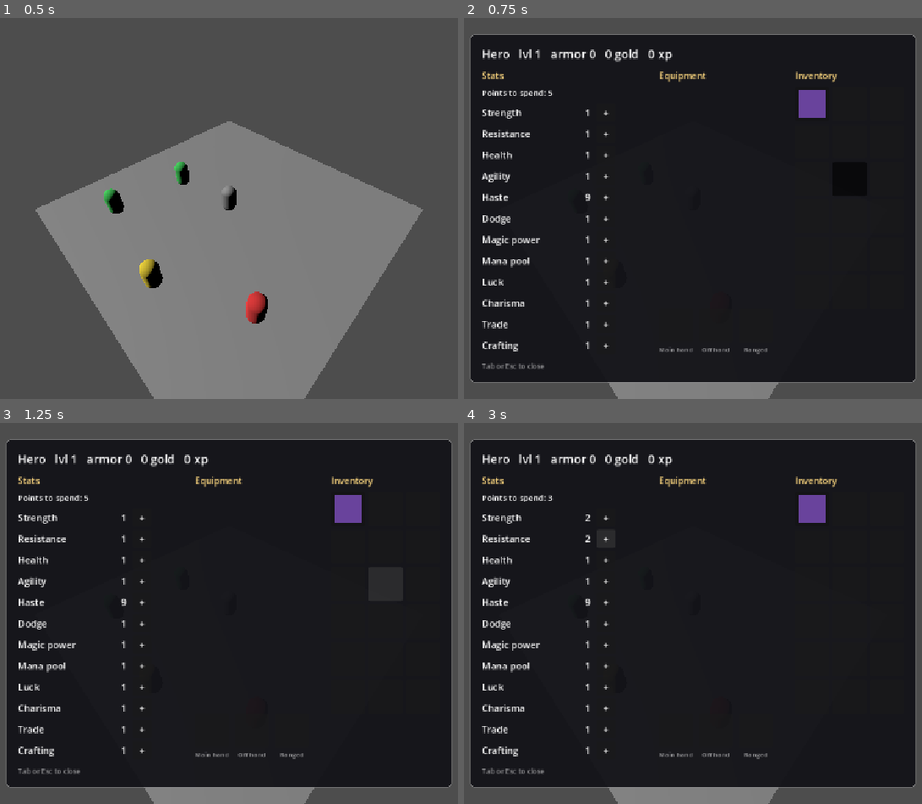
Above: before the commit, frames 1-4 (two rows, left to right).
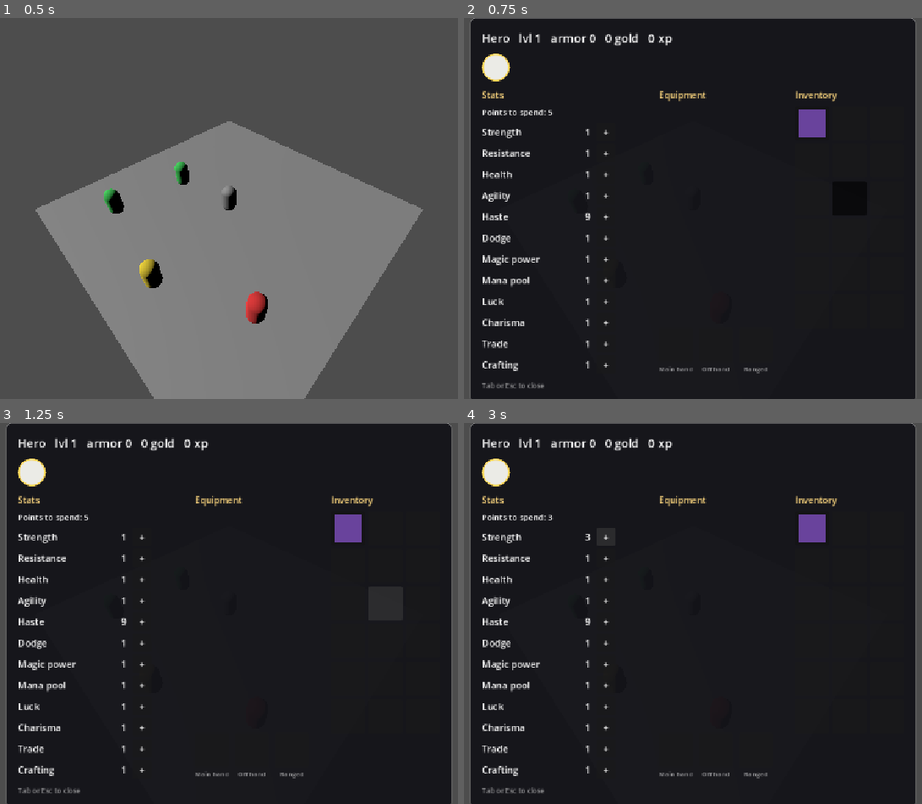
Above: after the commit, the same moments.

Repository: nikiyyy/the-big-bounty
Game: Godot game, scene res://scenes/main.tscn
Two runs of this game, one before a commit and one after it. Both use one fixed random seed, a clock stepped at 60 frames per second and the inputs below.
Inputs (mouse positions are in pixels of both pictures, inside the frame that each line leads up to):
- Up to frame 1 (0.5 s): no input
- Up to frame 2 (0.75 s): tap Enter at 0.5 s; move the mouse to (839, 189) at 0.52 s; hold D from 0.53 s (still down); tap Tab at 0.6 s; click (839, 189) at 0.67 s
- Up to frame 3 (1.25 s): keep holding D
- Up to frame 4 (3 s): release D at 1.25 s; click "+" at 1.25 s; click (496, 472) at 2.02 s; click "+" at 2.75 s

Frame 1 is identical in both runs. In frame 2, 13% of the frame differs, in the area x 1-99%, y 0-100%; in frame 3, 13%; in frame 4, 13%.

Commit message:
added companion UI

Diff:
--- a/Scripts/battle_map.gd
+++ b/Scripts/battle_map.gd
@@ -346,6 +346,8 @@
 	if data.get("stats") != null:
 		unit.stats = data["stats"].duplicate()
 		unit.current_health = unit.max_health()
+	if data.get("inventory") != null:
+		unit.inventory = data["inventory"]
 	if data.get("ai") != null:
 		unit.ai = data["ai"]
 	unit.stop_following()
--- a/Scripts/character_sheet.gd
+++ b/Scripts/character_sheet.gd
@@ -2,8 +2,15 @@
 ## Press Tab to open. Builds its own layout so adding a stat to Stats.NAMES
 ## is the only change needed to show it here.
 
-
+const PORTRAIT_SIZE := 48
+const COLOR_PLAYER := Color(0.92, 0.92, 0.90)
+const COLOR_ALLY := Color(0.25, 0.75, 0.35)
+const COLOR_SELECTED := Color(1.0, 0.85, 0.35)
 const INVENTORY_CELLS := 18
+
+var _selected = null
+var _party_row: HBoxContainer
+var _portraits: Dictionary = {}      # unit -> Button
 var player: Node = null
 var _slot_buttons: Dictionary = {}
 var _item_buttons: Array = []
@@ -78,6 +85,10 @@
 	_header = Label.new()
 	_header.add_theme_font_size_override("font_size", 20)
 	outer.add_child(_header)
+
+	_party_row = HBoxContainer.new()
+	_party_row.add_theme_constant_override("separation", 8)
+	outer.add_child(_party_row)
 
 	var columns := HBoxContainer.new()
 	columns.add_theme_constant_override("separation", 22)
@@ -227,15 +238,23 @@
 # ------------------------------------------------------------------- data
 
 func _refresh() -> void:
-	if player == null or not is_instance_valid(player) or player.stats == null:
-		return
-
-	var stats: Stats = player.stats
-	var who: String = player.display_name if "display_name" in player else "Hero"
+	if player == null or not is_instance_valid(player):
+		return
+	if _selected == null or not is_instance_valid(_selected):
+		_selected = player
+
+	_rebuild_party()
+
+	var unit = _selected
+	var stats: Stats = unit.stats
+	if stats == null:
+		return
+
+	var who: String = unit.display_name if "display_name" in unit else "Unit"
+	var level: int = unit.level if "level" in unit else 1
+	var armor: int = unit.armor() if unit.has_method("armor") else 0
 	var gold: int = player.gold if "gold" in player else 0
 	var xp: int = player.xp if "xp" in player else 0
-	var level: int = player.level if "level" in player else 1
-	var armor: int = player.armor() if player.has_method("armor") else 0
 
 	_header.text = "%s   lvl %d   armor %d   %d gold   %d xp" % [who, level, armor, gold, xp]
 	_points_label.text = "Points to spend: %d" % stats.available_points
@@ -244,16 +263,17 @@
 		_rows[stat_name]["value"].text = str(stats.get(stat_name))
 		_rows[stat_name]["button"].disabled = not stats.can_raise()
 
-	var inv: Inventory = player.inventory if "inventory" in player else null
-
+	var gear: Inventory = unit.inventory if "inventory" in unit else null
 	for slot in Inventory.SLOT_ORDER:
-		_paint_cell(_slot_buttons[slot], inv.get_equipped(slot) if inv != null else null)
-
+		_paint_cell(_slot_buttons[slot], gear.get_equipped(slot) if gear != null else null)
+
+	var pack: Inventory = _backpack()
 	for i in _item_buttons.size():
 		var carried: Item = null
-		if inv != null and i < inv.items.size():
-			carried = inv.items[i]
+		if pack != null and i < pack.items.size():
+			carried = pack.items[i]
 		_paint_cell(_item_buttons[i], carried)
+
 
 func _on_slot_pressed(slot: int) -> void:
 	var inv: Inventory = player.inventory if "inventory" in player else null
@@ -269,9 +289,9 @@
 		_refresh()
 
 func _on_raise(stat_name: String) -> void:
-	if player == null or player.stats == null:
-		return
-	if player.stats.raise(stat_name):
+	if _selected == null or _selected.stats == null:
+		return
+	if _selected.stats.raise(stat_name):
 		_refresh()
 
 func _paint_cell(button: Button, item: Item) -> void:
@@ -288,19 +308,27 @@
 # ------------------------------------------------------------ drag and drop
 ## Bound args arrive after the engine's own, hence (at, [data,] kind, key).
 
-func _inventory() -> Inventory:
+## The backpack is always the player's; equipment belongs to the selected unit.
+func _backpack() -> Inventory:
 	if player == null or not is_instance_valid(player) or not "inventory" in player:
 		return null
 	return player.inventory
 
 
+func _gear() -> Inventory:
+	if _selected == null or not is_instance_valid(_selected) or not "inventory" in _selected:
+		return null
+	return _selected.inventory
+
+
 func _item_at(kind: String, key) -> Item:
-	var inv := _inventory()
-	if inv == null:
+	if kind == "equipment":
+		var gear := _gear()
+		return gear.get_equipped(key) if gear != null else null
+	var pack := _backpack()
+	if pack == null or key >= pack.items.size():
 		return null
-	if kind == "equipment":
-		return inv.get_equipped(key)
-	return inv.items[key] if key < inv.items.size() else null
+	return pack.items[key]
 
 
 func _drag_from(_at: Vector2, kind: String, key) -> Variant:
@@ -326,18 +354,77 @@
 
 
 func _drop_here(_at: Vector2, data: Variant, kind: String, key) -> void:
-	var inv := _inventory()
-	if inv == null:
+	var pack := _backpack()
+	var gear := _gear()
+	if pack == null or gear == null:
 		return
 	var item: Item = data["item"]
 
 	if kind == "equipment":
 		if data["kind"] == "inventory":
-			inv.equip_to(item, key)
+			gear.equip_from(pack, item, key)
 	else:
 		if data["kind"] == "equipment":
-			inv.unequip(data["key"])
+			gear.unequip_to(pack, data["key"])
 		else:
-			inv.swap_items(data["key"], key)
+			pack.swap_items(data["key"], key)
 
 	_refresh()
+# ---------------------------------------------------------------- party bar
+
+func _party() -> Array:
+	var out: Array = [player]
+	if Game.current_world != null:
+		_collect_allies(Game.current_world, out)
+	return out
+
+
+func _collect_allies(node: Node, out: Array) -> void:
+	for child in node.get_children():
+		if child.has_method("is_following") and child.is_following():
+			out.append(child)
+		_collect_allies(child, out)
+
+
+func _rebuild_party() -> void:
+	for child in _party_row.get_children():
+		child.queue_free()
+	_portraits.clear()
+
+	var members: Array = _party()
+	if not members.has(_selected):
+		_selected = player
+
+	for unit in members:
+		if unit == null or not is_instance_valid(unit):
+			continue
+		var button := Button.new()
+		button.custom_minimum_size = Vector2(PORTRAIT_SIZE, PORTRAIT_SIZE)
+		button.tooltip_text = unit.display_name if "display_name" in unit else "Unit"
+		button.pressed.connect(_on_portrait_pressed.bind(unit))
+		_party_row.add_child(button)
+		_portraits[unit] = button
+
+	_paint_portraits()
+
+
+## Round buttons: a StyleBoxFlat whose corner radius is half its height.
+func _paint_portraits() -> void:
+	for unit in _portraits.keys():
+		var fill: Color = COLOR_PLAYER if unit == player else COLOR_ALLY
+
+		var normal := StyleBoxFlat.new()
+		normal.bg_color = fill
+		normal.set_corner_radius_all(int(PORTRAIT_SIZE / 2.0))
+		if unit == _selected:
+			normal.border_color = COLOR_SELECTED
+			normal.set_border_width_all(3)
+
+		_portraits[unit].add_theme_stylebox_override("normal", normal)
+		_portraits[unit].add_theme_stylebox_override("hover", normal)
+		_portraits[unit].add_theme_stylebox_override("pressed", normal)
+
+
+func _on_portrait_pressed(unit) -> void:
+	_selected = unit
+	_refresh()
--- a/Scripts/inventory.gd
+++ b/Scripts/inventory.gd
@@ -99,3 +99,26 @@
 		items[a] = items[b]
 		items[b] = tmp
 	inventory_changed.emit()
+
+## Take an item out of another inventory's backpack and wear it here.
+func equip_from(source: Inventory, item: Item, slot: int) -> bool:
+	if item == null or source == null or item.slot != slot:
+		return false
+	unequip_to(source, slot)
+	source.items.erase(item)
+	equipped[slot] = item
+	inventory_changed.emit()
+	source.inventory_changed.emit()
+	return true
+
+
+## Remove what's worn in a slot and drop it into another inventory's backpack.
+func unequip_to(target: Inventory, slot: int) -> bool:
+	var current = equipped.get(slot)
+	if current == null:
+		return false
+	equipped.erase(slot)
+	if target != null and not target.is_full():
+		target.items.append(current)
+	inventory_changed.emit()
+	return true
--- a/Scripts/npc.gd
+++ b/Scripts/npc.gd
@@ -151,11 +151,21 @@
 		"position": global_position,
 		"rotation_y": rotation.y,
 		"following": is_following(),
+		"stats": stats,
+		"inventory": inventory,
+		"level": level,
+		"base_armor": base_armor,
 	}
 
 func load_state(data: Dictionary) -> void:
 	global_position = data.get("position", global_position)
 	rotation.y = data.get("rotation_y", rotation.y)
+	if data.get("stats") != null:
+		stats = data["stats"]
+	if data.get("inventory") != null:
+		inventory = data["inventory"]
+	level = data.get("level", level)
+	base_armor = data.get("base_armor", base_armor)
 	if data.get("following", false) and Game.player != null:
 		start_following(Game.player)
 
@@ -188,6 +198,7 @@
 		"ai": ai,
 		"level": level,
 		"base_armor": base_armor,
+		"inventory": inventory,
 	}
 
 #health stuff
Not shown: 2 places in scenes/npc.tscn that only renumber resources
